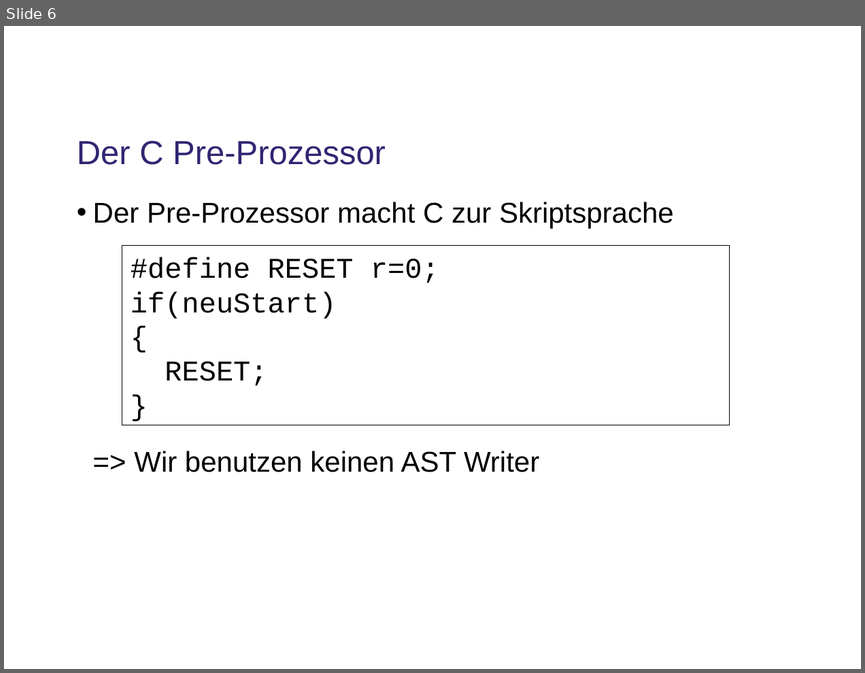
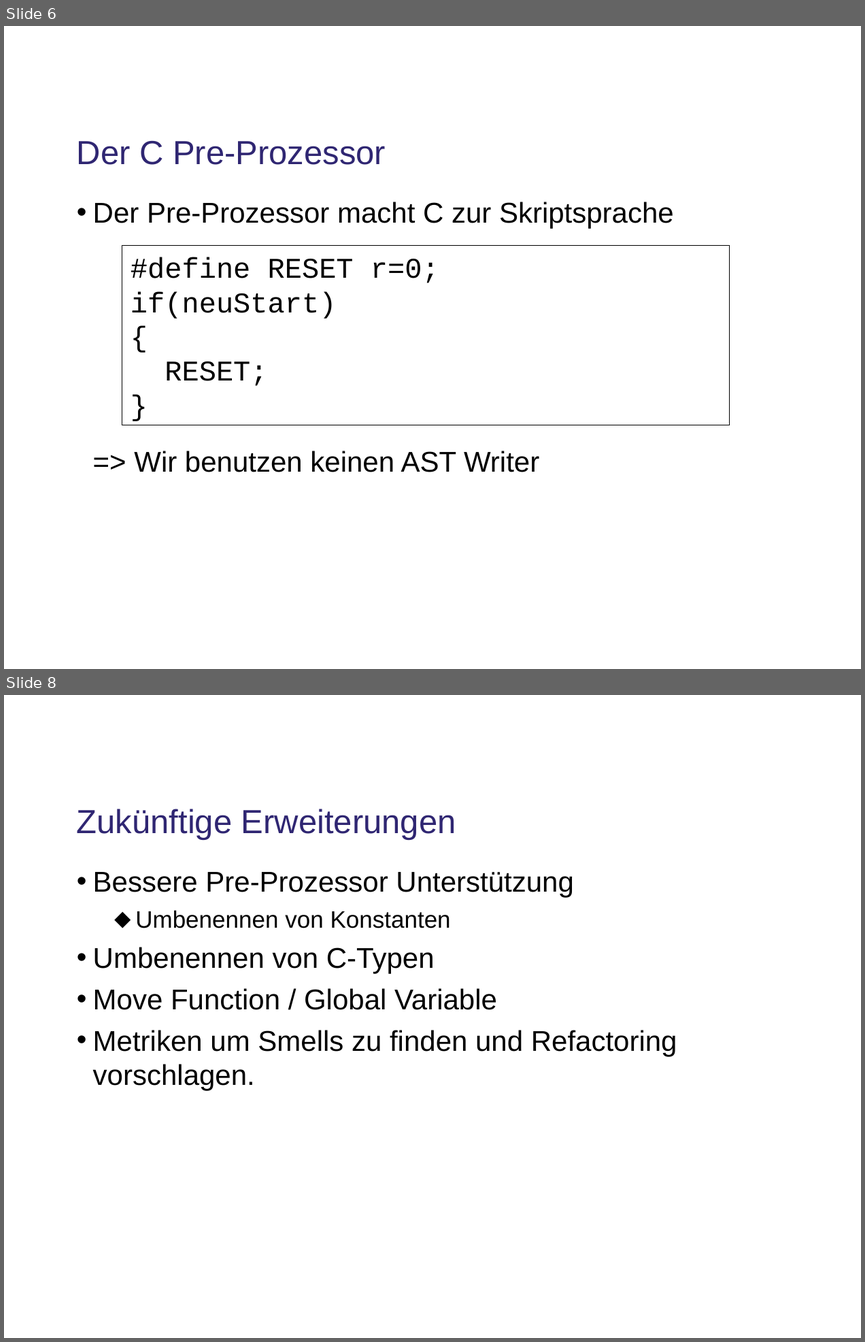
Before and after one commit to phsommer/yeti, a slide deck: TinyOS Refactoring/doc/presentation.odp. Shown one above the other, each under a label of ours: slide 6 before the commit, slides 6 and 8 after it; the slides between them are not shown. The pictures are 865x673 and 865x1342 pixels, drawn with LibreOffice and Linux fonts; fonts in the diff are those of the drawing; background and template pictures are left out. Boxes give left, top, right and bottom in pixels: in the first picture for what was removed or moved away, otherwise in the second. Text is boxed around its words. In the diff, an @@ line names an element or a change of style, - is before the commit and + after.

```diff
--- a/TinyOS Refactoring/doc/presentation.odp
+++ b/TinyOS Refactoring/doc/presentation.odp
@@ slide 8 added at [4, 695, 861, 1338], background #FFFFFF @@
@@ title added at [77, 809, 456, 840], 28 pt, text #2F2672 @@
+Zukünftige Erweiterungen
@@ text added at [93, 872, 677, 1091], 24 pt, text #000000 @@
+• Bessere Pre-Prozessor Unterstützung
+  ⬥ Umbenennen von Konstanten
+• Umbenennen von C-Typen
+• Move Function / Global Variable
+• Metriken um Smells zu finden und Refactoring vorschlagen.
```
Also in this commit, not shown: 1 slide changed, 1 other slide added.
